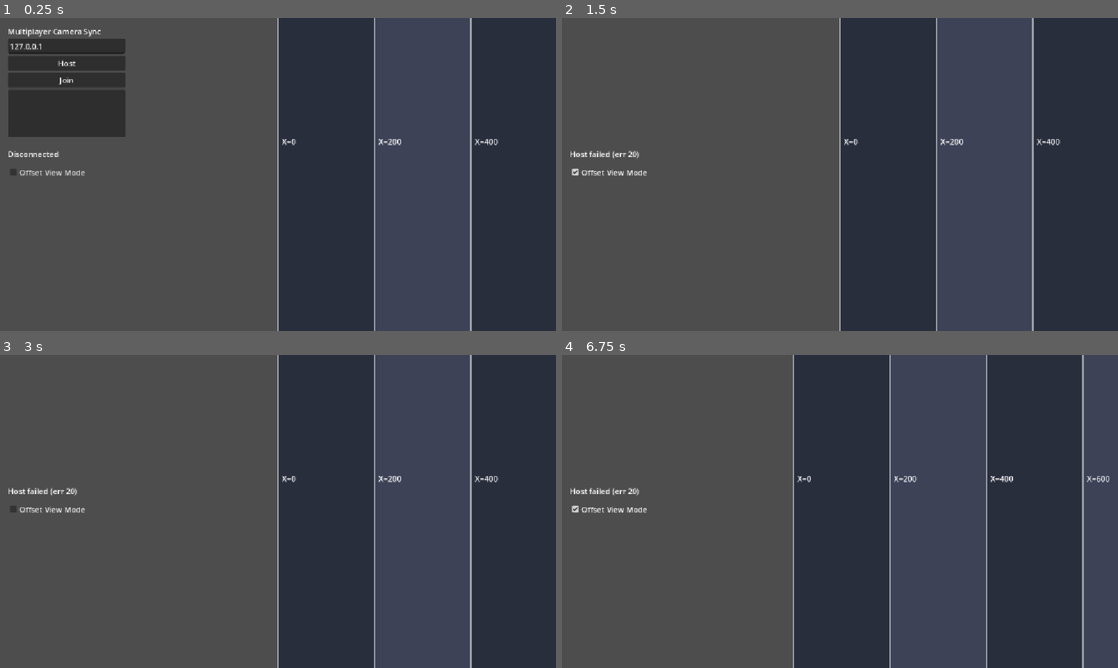
Above: before the commit, frames 1-4 (two rows, left to right).
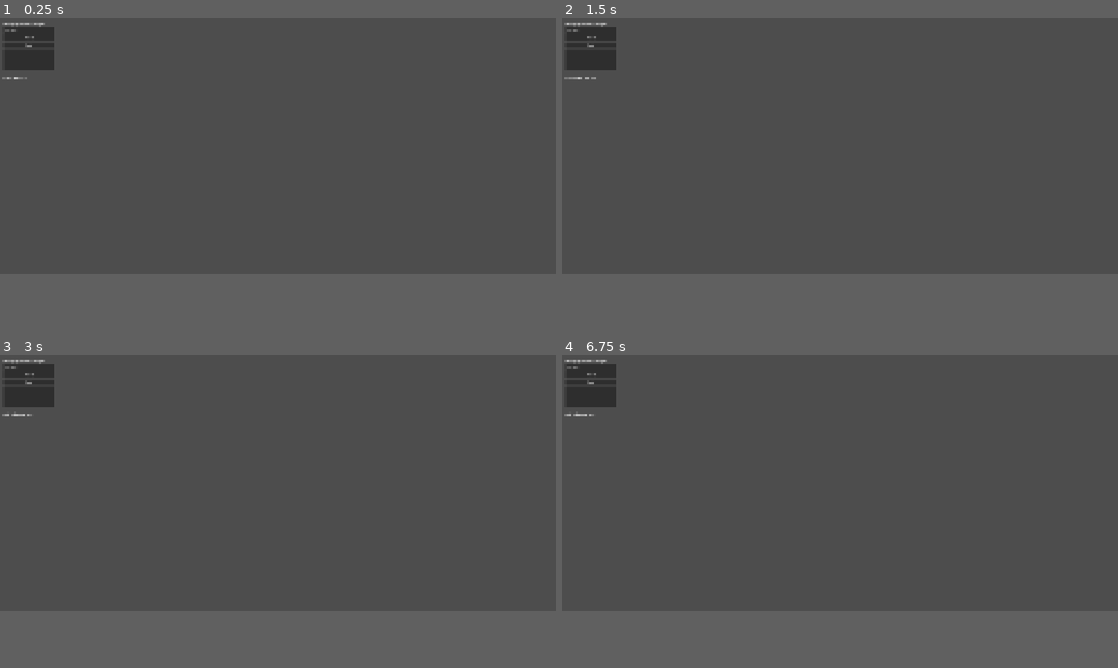
Above: after the commit, the same moments.

Repository: MarkLorens/SpaceOpurrator
Game: Godot game, scene res://scenes/main.tscn
Same seed, same stepped clock (60 frames per second), same inputs: the game is played once before the commit and once after it.
Inputs (mouse positions are in pixels of both pictures, inside the frame that each line leads up to):
- Up to frame 1 (0.25 s): no input
- Up to frame 2 (1.5 s): click "Host" at 0.5 s; click (617, 171) at 1.25 s, where only the run before the commit has a clickable "Offset View Mode"
- Up to frame 3 (3 s): click (27, 389) at 2 s, where only the run after the commit has a clickable "Join"; click (55, 508) at 2.75 s, where only the run before the commit has a clickable "Offset View Mode"
- Up to frame 4 (6.75 s): click (617, 508) at 3.5 s, where only the run before the commit has a clickable "Offset View Mode"; move the mouse to (962, 495) at 4.27 s; click (962, 495) at 4.42 s; drag from (728, 527) to (812, 574) at 5.02 s; move the mouse to (895, 442) at 5.77 s; click (895, 442) at 5.92 s; drag from (812, 574) to (673, 464) at 6.52 s
In our replay, the window is 800x450 before the commit and 800x368 after it. These sizes can differ from the game's own. Grey fills any space a smaller window leaves; there, only what the larger window draws over its background counts as a difference.

The runs differ from the first frame. In frame 1, 39% of the frame differs, in the area x 0-100%, y 0-100%; in frame 2, 35%; in frame 3, 35%; in frame 4, 37%.

Commit message:
sync camera

Diff:
--- a/scripts/network_manager.gd
+++ b/network/network_manager.gd
@@ -4,15 +4,15 @@
 ## and exposes a human-readable status string for the UI to display.
 
 const PORT := 8999
-const MAX_CLIENTS := 1  # Total session size is host + 1 client = 2 players.
-
-enum Role { NONE, HOST, CLIENT }
+const MAX_CLIENTS := 1
 
 signal status_changed(status_text: String)
 signal lobbies_changed(lobbies: Dictionary)  # service name -> host IPv4
+signal level_should_start
 
-var role: Role = Role.NONE
+var role: Role.Type = Role.Type.NONE
 var lobbies := {}
+
 # iOS-only native plugin (native/bonjour): mDNSResponder advertise + NWBrowser browse.
 # Null in the editor / non-iOS builds, where the manual IP field is the fallback.
 var _bonjour: Object
@@ -22,13 +22,14 @@
 		status = value
 		status_changed.emit(status)
 
-
 func _ready() -> void:
 	multiplayer.peer_connected.connect(_on_peer_connected)
 	multiplayer.peer_disconnected.connect(_on_peer_disconnected)
 	multiplayer.connected_to_server.connect(_on_connected_to_server)
 	multiplayer.connection_failed.connect(_on_connection_failed)
 	multiplayer.server_disconnected.connect(_on_server_disconnected)
+
+	# Added Bonjour
 	if Engine.has_singleton("Bonjour"):
 		_bonjour = Engine.get_singleton("Bonjour")
 		_bonjour.start_browsing()
@@ -49,25 +50,35 @@
 func host_game() -> void:
 	var peer := ENetMultiplayerPeer.new()
 	var err := peer.create_server(PORT, MAX_CLIENTS)
+
 	if err != OK:
 		status = "Host failed (err %d)" % err
 		return
+
 	multiplayer.multiplayer_peer = peer
-	role = Role.HOST
+	role = Role.Type.HOST
 	_stop_browsing()
+
 	if _bonjour:
 		_bonjour.start_advertising("", PORT)  # "" = device name.
+
 	status = "Hosting on %s:%d" % [_get_local_ip(), PORT]
+
+	# Host is the authoritative server and ready immediately.
+	level_should_start.emit()
 
 
 func join_game(address: String) -> void:
 	var peer := ENetMultiplayerPeer.new()
 	var err := peer.create_client(address, PORT)
+
 	if err != OK:
 		status = "Join failed (err %d)" % err
 		return
+
 	multiplayer.multiplayer_peer = peer
-	role = Role.CLIENT
+	role = Role.Type.CLIENT
+
 	_stop_browsing()
 	status = "Connecting to %s..." % address
 
@@ -76,7 +87,7 @@
 	if multiplayer.multiplayer_peer:
 		multiplayer.multiplayer_peer.close()
 		multiplayer.multiplayer_peer = null
-	role = Role.NONE
+	role = Role.Type.NONE
 	if _bonjour:
 		_bonjour.stop_advertising()
 	status = "Disconnected"
@@ -89,7 +100,7 @@
 
 
 func _on_peer_connected(id: int) -> void:
-	if role == Role.HOST:
+	if role == Role.Type.HOST:
 		status = "Connected as Host (peer %d joined)" % id
 
 
@@ -100,17 +111,20 @@
 func _on_connected_to_server() -> void:
 	status = "Connected as Client"
 
+	# Join succeeded -> enter Level 1.
+	level_should_start.emit()
+
 
 func _on_connection_failed() -> void:
 	status = "Connection failed"
 	multiplayer.multiplayer_peer = null
-	role = Role.NONE
+	role = Role.Type.NONE
 
 
 func _on_server_disconnected() -> void:
 	status = "Host disconnected"
 	multiplayer.multiplayer_peer = null
-	role = Role.NONE
+	role = Role.Type.NONE
 
 
 ## Best-effort guess at this device's Wi-Fi LAN address, so the host can read
--- /dev/null
+++ b/network/role.gd
@@ -0,0 +1,2 @@
+class_name Role
+enum Type { NONE, HOST, CLIENT }
--- a/project.godot
+++ b/project.godot
@@ -10,17 +10,19 @@
 
 [application]
 
-config/name="MultipeerGodotTest"
+config/name="SpaceOpurraider"
 run/main_scene="res://scenes/main.tscn"
 config/features=PackedStringArray("4.7", "Forward Plus")
 config/icon="res://icon.svg"
 
 [autoload]
 
-NetworkManager="*res://scripts/network_manager.gd"
+NetworkManager="*uid://cdd5jm0apwsmk"
 
 [display]
 
+window/size/viewport_width=2622
+window/size/viewport_height=1206
 window/stretch/mode="canvas_items"
 window/stretch/aspect="expand"
 window/handheld/orientation="landscape"
--- /dev/null
+++ b/scenes/board/board.tscn
@@ -0,0 +1,22 @@
+[gd_scene format=3 uid="uid://bsow1seys8h0w"]
+
+[ext_resource type="Script" uid="uid://dahpm7fuw0y6d" path="res://scripts/utils/phone_frames.gd" id="1_2q5je"]
+[ext_resource type="Texture2D" uid="uid://cx0o2u8wc82xn" path="res://assets/board.jpg" id="1_jnyf0"]
+
+[node name="Board" type="Control" unique_id=308978416]
+layout_mode = 3
+anchors_preset = 0
+
+[node name="TextureRect" type="TextureRect" parent="." unique_id=1078474926]
+layout_mode = 0
+offset_right = 10488.0
+offset_bottom = 1206.0
+texture = ExtResource("1_jnyf0")
+
+[node name="PhoneFrames" type="Control" parent="." unique_id=308978417]
+anchors_preset = 0
+offset_right = 10488.0
+offset_bottom = 1206.0
+mouse_filter = 2
+script = ExtResource("1_2q5je")
+number_color = Color(0, 0, 0, 0.34901962)
--- /dev/null
+++ b/scenes/levels/level_1.tscn
@@ -0,0 +1,18 @@
+[gd_scene format=3 uid="uid://c7l1v3lb0ard0"]
+
+[ext_resource type="Script" uid="uid://83gbbeesm247" path="res://scripts/level_1.gd" id="1_nsrm0"]
+[ext_resource type="PackedScene" uid="uid://bsow1seys8h0w" path="res://scenes/board/board.tscn" id="2_x42e6"]
+[ext_resource type="Script" uid="uid://ne06oxrw0moj" path="res://scripts/main/synced_camera.gd" id="3_6761a"]
+
+[node name="Level1" type="Node2D" unique_id=825060166]
+script = ExtResource("1_nsrm0")
+
+[node name="Board" parent="." unique_id=1723946669 instance=ExtResource("2_x42e6")]
+
+[node name="Camera2D" type="Camera2D" parent="." unique_id=1730954771]
+position = Vector2(1311, 603)
+script = ExtResource("3_6761a")
+world_min_x = 0.0
+world_max_x = 10488.0
+side_screens = 1
+host_start_index = 1
--- a/scenes/main.tscn
+++ b/scenes/main.tscn
@@ -1,58 +1,49 @@
-[gd_scene load_steps=3 format=3 uid="uid://bqxk8h2m5t7yf"]
+[gd_scene format=3 uid="uid://bqxk8h2m5t7yf"]
 
-[ext_resource type="Script" path="res://scripts/main.gd" id="1_main"]
-[ext_resource type="PackedScene" path="res://scenes/world.tscn" id="2_world"]
+[ext_resource type="Script" uid="uid://do1eds3b71h6e" path="res://scripts/main/main.gd" id="1_0wfyh"]
 
-[node name="Main" type="Control"]
+[node name="Main" type="Control" unique_id=1736407653]
 layout_mode = 3
 anchors_preset = 15
 anchor_right = 1.0
 anchor_bottom = 1.0
 grow_horizontal = 2
 grow_vertical = 2
-script = ExtResource("1_main")
+script = ExtResource("1_0wfyh")
+LEVEL_1_PATH = "uid://c7l1v3lb0ard0"
 
-[node name="World" parent="." instance=ExtResource("2_world")]
+[node name="UI" type="CanvasLayer" parent="." unique_id=1427239010]
 
-[node name="UI" type="CanvasLayer" parent="."]
-
-[node name="ConnectionPanel" type="VBoxContainer" parent="UI"]
+[node name="ConnectionPanel" type="VBoxContainer" parent="UI" unique_id=1822439203]
 offset_left = 16.0
 offset_top = 16.0
 offset_right = 260.0
 offset_bottom = 140.0
 
-[node name="TitleLabel" type="Label" parent="UI/ConnectionPanel"]
+[node name="TitleLabel" type="Label" parent="UI/ConnectionPanel" unique_id=437816120]
 layout_mode = 2
 text = "Multiplayer Camera Sync"
 
-[node name="IPEdit" type="LineEdit" parent="UI/ConnectionPanel"]
+[node name="IPEdit" type="LineEdit" parent="UI/ConnectionPanel" unique_id=52926677]
 layout_mode = 2
+text = "127.0.0.1"
 placeholder_text = "127.0.0.1"
-text = "127.0.0.1"
 
-[node name="HostButton" type="Button" parent="UI/ConnectionPanel"]
+[node name="HostButton" type="Button" parent="UI/ConnectionPanel" unique_id=98908302]
 layout_mode = 2
 text = "Host"
 
-[node name="JoinButton" type="Button" parent="UI/ConnectionPanel"]
+[node name="JoinButton" type="Button" parent="UI/ConnectionPanel" unique_id=47174343]
 layout_mode = 2
 text = "Join"
 
-[node name="LobbyList" type="ItemList" parent="UI/ConnectionPanel"]
+[node name="LobbyList" type="ItemList" parent="UI/ConnectionPanel" unique_id=1529000706]
 custom_minimum_size = Vector2(0, 100)
 layout_mode = 2
 
-[node name="StatusLabel" type="Label" parent="UI"]
+[node name="StatusLabel" type="Label" parent="UI" unique_id=914804053]
 offset_left = 16.0
 offset_top = 270.0
 offset_right = 300.0
 offset_bottom = 294.0
 text = "Disconnected"
-
-[node name="OffsetModeCheckBox" type="CheckBox" parent="UI"]
-offset_left = 16.0
-offset_top = 304.0
-offset_right = 220.0
-offset_bottom = 328.0
-text = "Offset View Mode"
--- a/scenes/world.tscn
+++ /dev/null
@@ -1,13 +0,0 @@
-[gd_scene load_steps=3 format=3 uid="uid://c8n2vjq1w3l4a"]
-
-[ext_resource type="Script" path="res://scripts/world.gd" id="1_world"]
-[ext_resource type="Script" path="res://scripts/synced_camera.gd" id="2_camera"]
-
-[node name="World" type="Node2D"]
-script = ExtResource("1_world")
-
-[node name="Camera2D" type="Camera2D" parent="."]
-position = Vector2(0, 0)
-zoom = Vector2(1, 1)
-current = true
-script = ExtResource("2_camera")
--- /dev/null
+++ b/scripts/level_1.gd
@@ -0,0 +1,11 @@
+extends Node2D
+## Level 1: the shared board both peers pan across after connecting.
+## Configures this peer's synced camera for its role and makes it current.
+## Host renders screen section 0, client section 1 (only differs when
+## Offset View Mode is on; otherwise both look at the same spot and stay
+## in sync as either side drags).
+
+@onready var camera: Camera2D = $Camera2D
+
+func _ready() -> void:
+	camera.setup(NetworkManager.role)
--- /dev/null
+++ b/scripts/main/game_state.gd
@@ -0,0 +1,11 @@
+extends Node
+
+
+# Called when the node enters the scene tree for the first time.
+func _ready() -> void:
+	pass # Replace with function body.
+
+
+# Called every frame. 'delta' is the elapsed time since the previous frame.
+func _process(delta: float) -> void:
+	pass
--- a/scripts/main.gd
+++ b/scripts/main/main.gd
@@ -1,6 +1,6 @@
 extends Control
-## Main scene controller: wires the Host/Join UI, connection status display,
-## and the Offset Mode toggle to NetworkManager and the shared world's camera.
+
+@export_file var LEVEL_1_PATH
 
 @onready var connection_panel: VBoxContainer = $UI/ConnectionPanel
 @onready var ip_edit: LineEdit = $UI/ConnectionPanel/IPEdit
@@ -8,29 +8,27 @@
 @onready var host_button: Button = $UI/ConnectionPanel/HostButton
 @onready var join_button: Button = $UI/ConnectionPanel/JoinButton
 @onready var status_label: Label = $UI/StatusLabel
-@onready var offset_checkbox: CheckBox = $UI/OffsetModeCheckBox
-@onready var camera: Camera2D = $World/Camera2D
-
 
 func _ready() -> void:
 	host_button.pressed.connect(_on_host_pressed)
 	join_button.pressed.connect(_on_join_pressed)
 	lobby_list.item_selected.connect(_on_lobby_selected)
+
 	NetworkManager.lobbies_changed.connect(_on_lobbies_changed)
-	offset_checkbox.toggled.connect(_on_offset_toggled)
 	NetworkManager.status_changed.connect(_on_status_changed)
+	NetworkManager.level_should_start.connect(_on_level_should_start)
+
+	#offset_checkbox.button_pressed = NetworkManager.offset_mode
 	_on_status_changed(NetworkManager.status)
 
 
 func _on_host_pressed() -> void:
 	NetworkManager.host_game()
-	camera.set_screen_index(0)
-	connection_panel.visible = false
 
 
 func _on_join_pressed() -> void:
 	var address := ip_edit.text.strip_edges()
-	_join(address if not address.is_empty() else "127.0.0.1")
+	NetworkManager.join_game(address if not address.is_empty() else "127.0.0.1")
 
 
 func _on_lobbies_changed(lobbies: Dictionary) -> void:
@@ -40,18 +38,12 @@
 
 
 func _on_lobby_selected(index: int) -> void:
-	_join(lobby_list.get_item_metadata(index))
-
-
-func _join(address: String) -> void:
-	NetworkManager.join_game(address)
-	camera.set_screen_index(1)
-	connection_panel.visible = false
+	NetworkManager.join_game(lobby_list.get_item_metadata(index))
 
 
 func _on_status_changed(status: String) -> void:
 	status_label.text = status
 
 
-func _on_offset_toggled(enabled: bool) -> void:
-	camera.set_offset_mode(enabled)
+func _on_level_should_start() -> void:
+	get_tree().change_scene_to_file(LEVEL_1_PATH)
--- a/scripts/synced_camera.gd
+++ b/scripts/main/synced_camera.gd
@@ -16,20 +16,45 @@
 ## network round-trip alongside the visual lerp.
 
 @export var lerp_speed := 12.0
+## True LEFT/RIGHT edges of the board in world X (e.g. 0 and 10488 for a
+## 4-screen board). The camera clamps so the whole visible rect — including the
+## client's offset screen — stays between these; it does NOT clamp the raw
+## center to them (the view center can only reach edge minus half a screen).
 @export var world_min_x := 0.0
-@export var world_max_x := 3000.0
+@export var world_max_x := 10488.0
+## How many extra viewport-widths sit to the RIGHT of this shared base (the
+## client is 1 screen right in offset mode). Room is reserved so that far screen
+## also stays on the board. Set to 0 if you don't use offset mode.
+@export var side_screens := 1
 @export var haptic_duration_ms := 20
+## Which board section the HOST's camera starts on (0 = first section).
+## The shared start point shifts by this many screen-widths, so the client
+## (always one screen to the right) starts on host_start_index + 1.
+@export var host_start_index := 0
 
 var master_x: float = 0.0   # Authoritative shared world X, no offset applied.
 var display_x: float = 0.0  # Smoothed value actually written to position.x.
 var is_dragging := false
 var offset_mode := false
-var screen_index := 0       # 0 = host / left screen, 1 = client / right screen.
+var screen_index := 0
 
 
 func _ready() -> void:
-	master_x = position.x
-	display_x = position.x
+	# Start centered on the host's chosen section (index 0 = first section). The
+	# client shares this same base and renders one screen further right.
+	var start_x: float = world_min_x + get_viewport_rect().size.x * (host_start_index + 0.5)
+	master_x = _clamp_master(start_x)
+	display_x = master_x
+
+
+## Clamp the shared center so the visible rect (this base plus the far offset
+## screen) never leaves [world_min_x, world_max_x]. Same on both peers, so the
+## dragging side and the receiving side always agree on the limits.
+func _clamp_master(x: float) -> float:
+	var half: float = get_viewport_rect().size.x * 0.5
+	var lo: float = world_min_x + half
+	var hi: float = world_max_x - half - side_screens * get_viewport_rect().size.x
+	return clampf(x, lo, maxf(lo, hi))
 
 
 func _input(event: InputEvent) -> void:
@@ -38,18 +63,22 @@
 	# (e.g. ColorRect, which defaults to mouse_filter = STOP) can never swallow
 	# a drag before it reaches the camera. This keeps panning working across
 	# the entire world width, not just the gaps between UI elements.
+
 	if event is InputEventScreenDrag:
 		_apply_drag(-event.relative.x)
 		get_viewport().set_input_as_handled()
+
 	elif event is InputEventScreenTouch:
 		is_dragging = event.pressed
 		if event.pressed:
 			_on_local_click()
+
 	elif event is InputEventMouseButton:
 		if event.button_index == MOUSE_BUTTON_LEFT:
 			is_dragging = event.pressed
 			if event.pressed:
 				_on_local_click()
+
 	elif event is InputEventMouseMotion:
 		if is_dragging and (event.button_mask & MOUSE_BUTTON_MASK_LEFT):
 			_apply_drag(-event.relative.x)
@@ -57,7 +86,7 @@
 
 
 func _apply_drag(delta_x: float) -> void:
-	master_x = clamp(master_x + delta_x, world_min_x, world_max_x)
+	master_x = _clamp_master(master_x + delta_x)
 	display_x = master_x  # No lerp on the dragging side: keep local input snappy.
 	_broadcast_camera_x(master_x)
 
@@ -65,12 +94,25 @@
 func _process(delta: float) -> void:
 	if not is_dragging:
 		display_x = lerp(display_x, master_x, clampf(delta * lerp_speed, 0.0, 1.0))
-	var offset := (screen_index * get_viewport_rect().size.x) if offset_mode else 0.0
-	position.x = display_x + offset
+
+	var offset_value : float
+	if offset_mode:
+		offset_value = (screen_index * get_viewport_rect().size.x)
+	else:
+		offset_value = 0.0
+
+	position.x = display_x + offset_value
 
 
-func set_offset_mode(enabled: bool) -> void:
-	offset_mode = enabled
+func setup(role: Role.Type) -> void:
+	var player_number : int = 0 if role == Role.Type.HOST else 1
+
+	self.set_offset_mode(player_number)
+	self.set_screen_index(player_number)
+	self.make_current()
+
+func set_offset_mode(offset_enabled: int) -> void:
+	offset_mode = offset_enabled
 
 
 func set_screen_index(index: int) -> void:
@@ -91,16 +133,27 @@
 func _broadcast_camera_x(x: float) -> void:
 	if multiplayer.multiplayer_peer == null:
 		return
+
 	if multiplayer.is_server():
 		receive_camera_x.rpc(x)
 	else:
 		client_dragged.rpc_id(1, x)
 
 
+func _broadcast_click() -> void:
+	if multiplayer.multiplayer_peer == null:
+		return
+
+	if multiplayer.is_server():
+		receive_click.rpc()
+	else:
+		client_clicked.rpc_id(1)
+
 @rpc("any_peer", "call_remote", "unreliable_ordered")
 func client_dragged(x: float) -> void:
 	if not multiplayer.is_server():
 		return
+
 	# Don't let an incoming update clobber a drag in progress on this side —
 	# local input stays authoritative for this device until the touch lifts.
 	if is_dragging:
@@ -120,15 +173,6 @@
 	master_x = x
 
 
-func _broadcast_click() -> void:
-	if multiplayer.multiplayer_peer == null:
-		return
-	if multiplayer.is_server():
-		receive_click.rpc()
-	else:
-		client_clicked.rpc_id(1)
-
-
 @rpc("any_peer", "call_remote", "reliable")
 func client_clicked() -> void:
 	if not multiplayer.is_server():
--- /dev/null
+++ b/scripts/utils/phone_frames.gd
@@ -0,0 +1,45 @@
+extends Control
+
+## Debug overlay for board.tscn.
+## Draws one box outline per phone-screen worth of board (each == the game
+## viewport, 2622x1206 by default) and a big number in each, so when testing
+## on an actual iPhone you can tell which section (1..N) is currently on screen.
+## Toggle the whole thing off by hiding this node, or with the `visible` export.
+
+## One phone screen == the project viewport size (Project Settings > Display).
+@export var phone_size: Vector2 = Vector2(2622, 1206)
+@export var screen_count: int = 4
+
+@export_group("Outline")
+@export var line_color: Color = Color(1.0, 0.25, 0.25, 0.9)
+@export var line_width: float = 10.0
+
+@export_group("Number")
+@export var show_numbers: bool = true
+@export var number_color: Color = Color(1.0, 1.0, 1.0, 0.35)
+@export var number_size: int = 420
+
+func _ready() -> void:
+	# Cover the whole board so our local draw coords line up with it.
+	size = Vector2(phone_size.x * screen_count, phone_size.y)
+	# Never eat input meant for the game underneath.
+	mouse_filter = Control.MOUSE_FILTER_IGNORE
+	queue_redraw()
+
+func _draw() -> void:
+	var font: Font = ThemeDB.fallback_font
+	for i in screen_count:
+		var rect := Rect2(i * phone_size.x, 0.0, phone_size.x, phone_size.y)
+		# Box outline for this phone screen.
+		draw_rect(rect, line_color, false, line_width)
+
+		if show_numbers:
+			var num := str(i + 1)
+			var text_w := font.get_string_size(
+				num, HORIZONTAL_ALIGNMENT_LEFT, -1, number_size).x
+			var pos := Vector2(
+				rect.position.x + (rect.size.x - text_w) * 0.5,
+				rect.position.y + (rect.size.y + font.get_ascent(number_size)) * 0.5
+					- font.get_descent(number_size) * 0.5)
+			draw_string(font, pos, num, HORIZONTAL_ALIGNMENT_LEFT, -1,
+				number_size, number_color)
--- a/scripts/world.gd
+++ /dev/null
@@ -1,52 +0,0 @@
-extends Node2D
-## Builds the shared continuous 2D world: a wide horizontal strip with
-## alternating background stripes plus a numbered vertical line every 200px,
-## so panning/scrolling is immediately noticeable on both connected screens.
-
-const WORLD_WIDTH := 3000.0
-const MARK_SPACING := 200.0
-const STRIPE_HEIGHT := 2000.0
-
-@onready var camera: Camera2D = $Camera2D
-
-
-func _ready() -> void:
-	camera.world_min_x = 0.0
-	camera.world_max_x = WORLD_WIDTH
-	_generate_landmarks()
-	camera.make_current()
-
-
-func _generate_landmarks() -> void:
-	var landmarks := Node2D.new()
-	landmarks.name = "Landmarks"
-	add_child(landmarks)
-
-	var x := 0.0
-	var i := 0
-	while x <= WORLD_WIDTH:
-		# Alternating background stripe: unmistakable when the camera pans.
-		var stripe := ColorRect.new()
-		stripe.size = Vector2(MARK_SPACING, STRIPE_HEIGHT)
-		stripe.position = Vector2(x, -STRIPE_HEIGHT / 2.0)
-		stripe.color = Color(0.16, 0.18, 0.24) if i % 2 == 0 else Color(0.24, 0.26, 0.34)
-		stripe.mouse_filter = Control.MOUSE_FILTER_IGNORE  # Decoration only: never eat drag input.
-		landmarks.add_child(stripe)
-
-		# Vertical marker line at every 200px world-space increment.
-		var line := Line2D.new()
-		line.points = PackedVector2Array([
-			Vector2(x, -STRIPE_HEIGHT / 2.0), Vector2(x, STRIPE_HEIGHT / 2.0)
-		])
-		line.width = 3.0
-		line.default_color = Color(1, 1, 1, 0.5)
-		landmarks.add_child(line)
-
-		# Label showing the world X coordinate at this marker.
-		var label := Label.new()
-		label.text = "X=%d" % int(x)
-		label.position = Vector2(x + 8, -80)
-		landmarks.add_child(label)
-
-		x += MARK_SPACING
-		i += 1
Not shown, added: assets/board.jpg.import
Renamed: scripts/network_manager.gd.uid -> network/network_manager.gd.uid
Not shown, added: network/role.gd.uid
Not shown, added: scripts/level_1.gd.uid
Not shown, added: scripts/main/game_state.gd.uid
Renamed: scripts/main.gd.uid -> scripts/main/main.gd.uid
Renamed: scripts/synced_camera.gd.uid -> scripts/main/synced_camera.gd.uid
Not shown, added: scripts/utils/phone_frames.gd.uid
Not shown, removed: scripts/world.gd.uid
